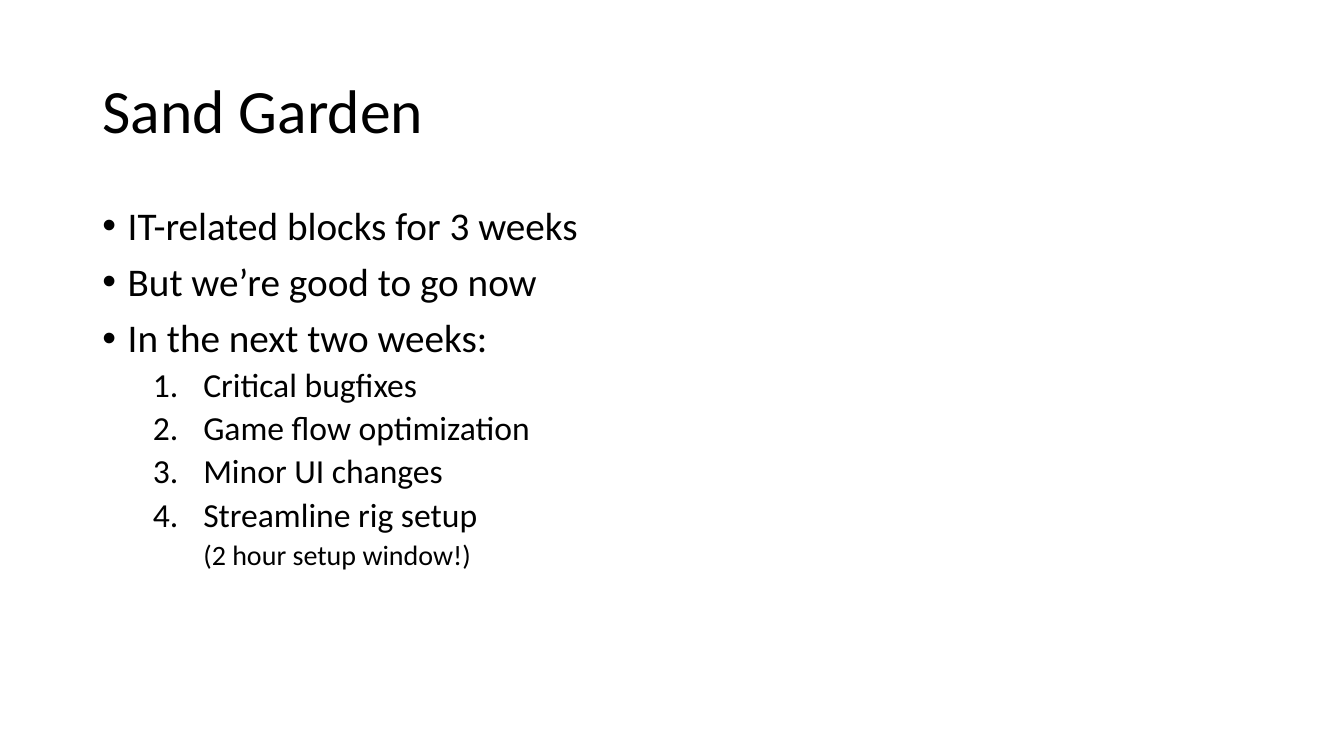
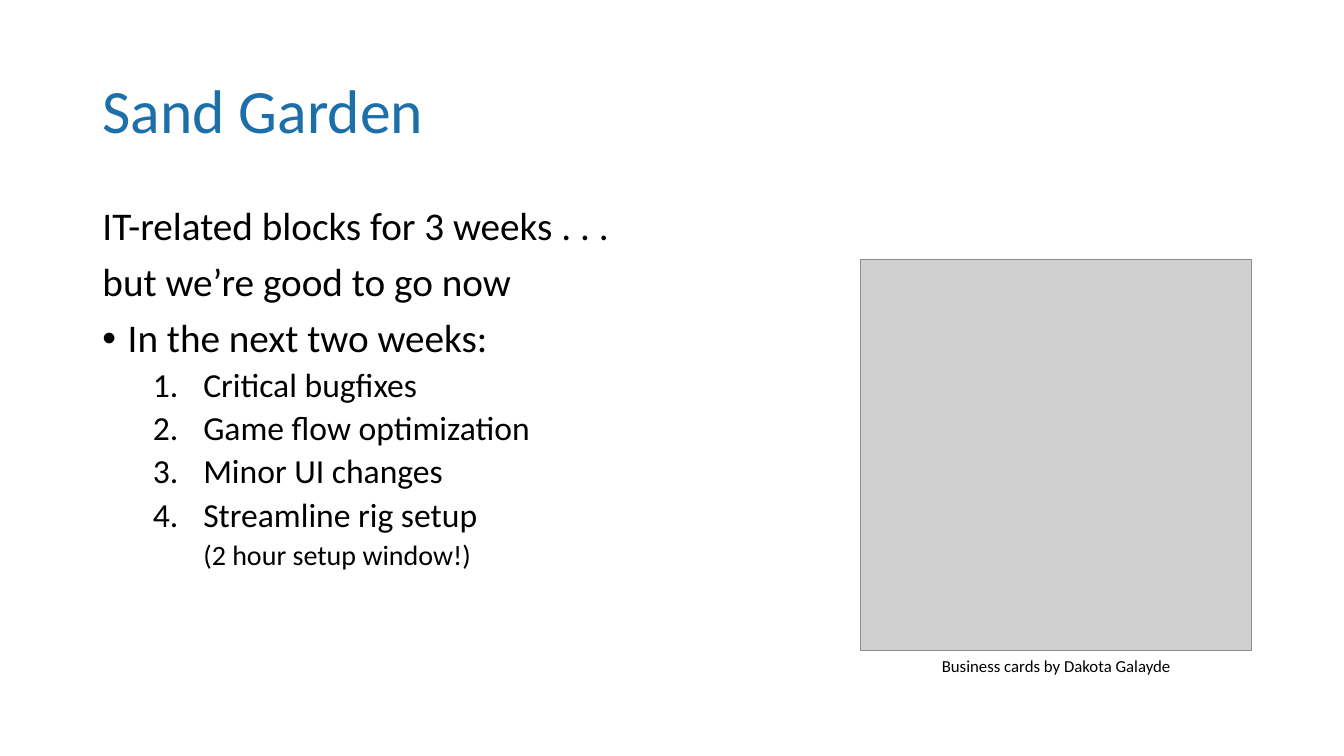
Before and after one commit to Bilbobull/LucAndGonzalo, a slide deck: slide 3 of Presentation One.pptx. Drawn at 1344x756 pixels with LibreOffice and Linux fonts; fonts in the diff are those of the drawing; grey boxes stand for pictures. Boxes give left, top, right and bottom in pixels: in the first picture for what was removed or moved away, otherwise in the second. Text is boxed around its words. In the diff, an @@ line names an element or a change of style, - is before the commit and + after.

Commit message:
Added presentation

```diff
--- a/Presentation One.pptx
+++ b/Presentation One.pptx
@@ title "Sand Garden" at <box>102,90,423,134</box>: text colour #000000 to #1D6FA9 @@
@@ text at <box>102,212,552,303</box>: text changed @@
-• IT-related blocks for 3 weeks
-• But we’re good to go now
+IT-related blocks for 3 weeks . . .
+but we’re good to go now
@@ picture added at <box>861,260,1252,651</box> @@
@@ text added at <box>942,660,1171,675</box>, 12 pt, text #000000 @@
+Business cards by Dakota Galayde
```
Also in this commit, not shown: 5 other slides changed.
